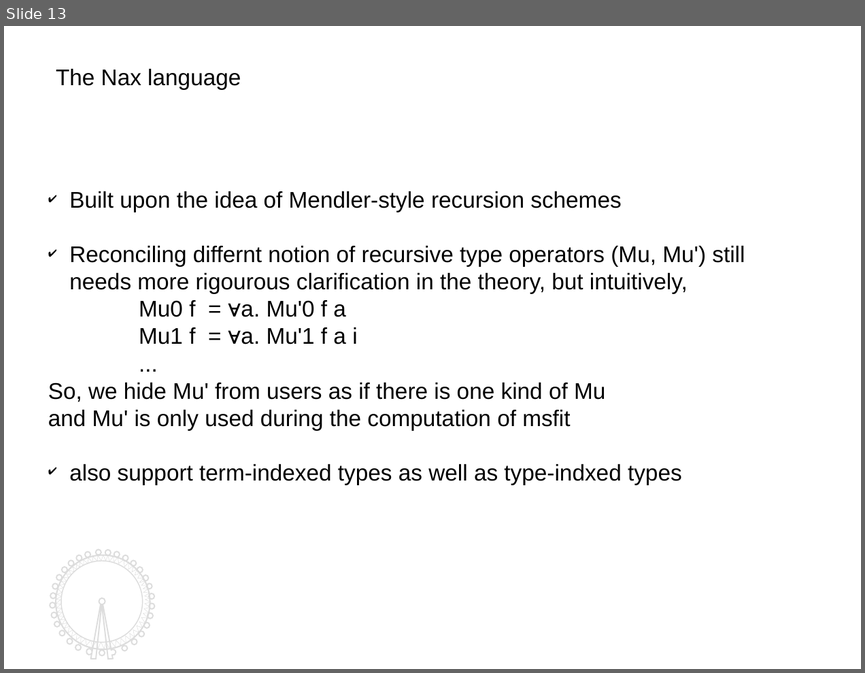
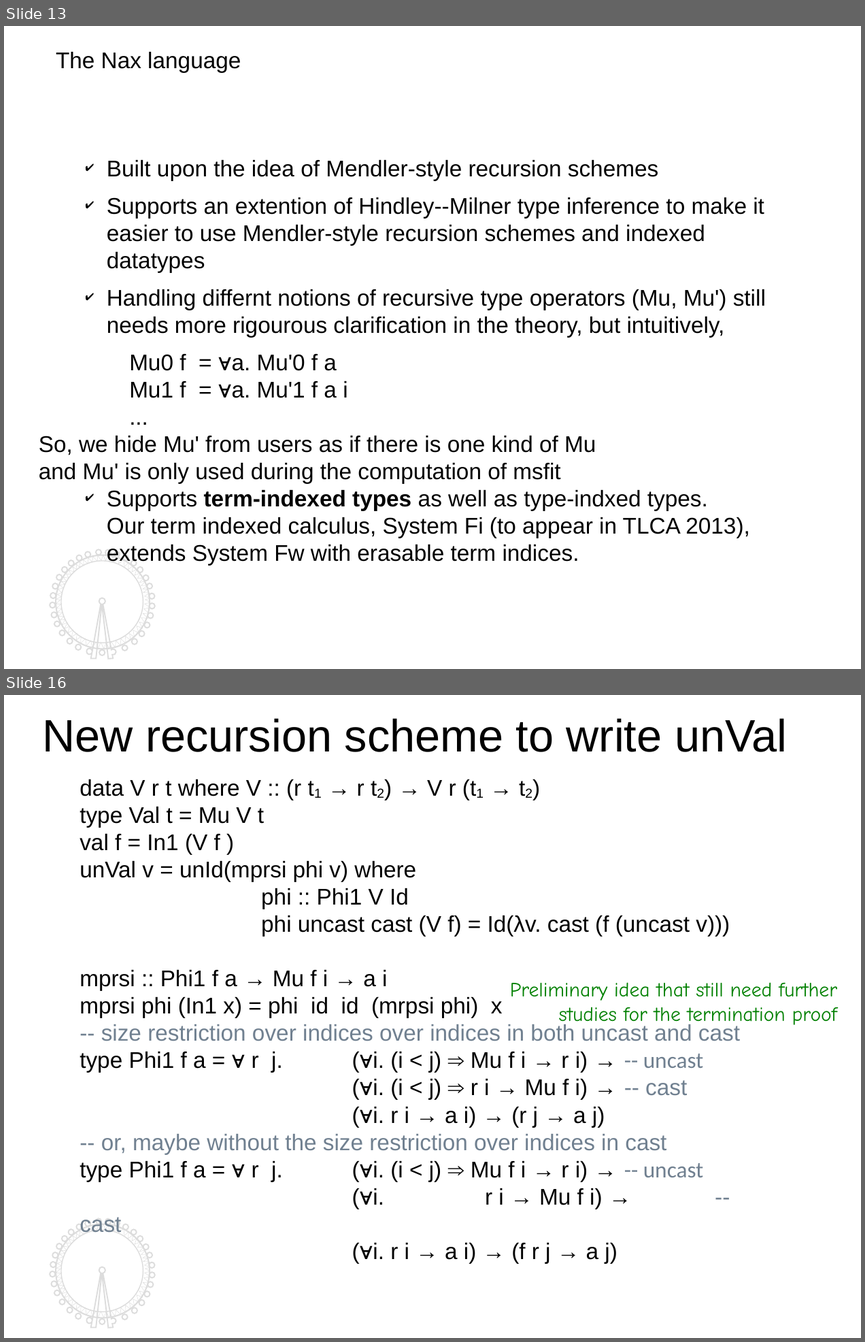
Before and after one commit to kyagrd/naxPapers, a slide deck: draft/TYPES13/ppt/myslide.odp. Shown one above the other, each under a label of ours: slide 13 before the commit, slides 13 and 16 after it; the slides between them are not shown. The pictures are 865x673 and 865x1342 pixels, drawn with LibreOffice and Linux fonts; fonts in the diff are those of the drawing. Boxes give left, top, right and bottom in pixels: in the first picture for what was removed or moved away, otherwise in the second. Text is boxed around its words. In the diff, an @@ line names an element or a change of style, - is before the commit and + after.

```diff
--- a/draft/TYPES13/ppt/myslide.odp
+++ b/draft/TYPES13/ppt/myslide.odp
@@ slide 16 added at box(4, 695, 861, 1338), background #FFFFFF; not listed: 4 template elements that a slide beside it also shows @@
@@ text added at box(42, 718, 787, 752), 36 pt, text #000000 @@
+New recursion scheme to write unVal
@@ text added at box(79, 779, 740, 1263), 18 pt, text #000000 @@
+data V r t where V :: (r t1 → r t2) → V r (t1 → t2)
+type Val t = Mu V t
+val f = In1 (V f )
+unVal v = unId(mprsi phi v) where
+phi :: Phi1 V Id
+phi uncast cast (V f) = Id(λv. cast (f (uncast v)))
+mprsi :: Phi1 f a → Mu f i → a i
+mprsi phi (In1 x) = phi id id (mrpsi phi) x
+-- size restriction over indices over indices in both uncast and cast
+type Phi1 f a = ∀ r j. (∀i. (i < j) ⇒ Mu f i → r i) → -- uncast
+(∀i. (i < j) ⇒ r i → Mu f i) → -- cast
+(∀i. r i → a i) → (r j → a j)
+-- or, maybe without the size restriction over indices in cast
+type Phi1 f a = ∀ r j. (∀i. (i < j) ⇒ Mu f i → r i) → -- uncast
+(∀i. r i → Mu f i) → -- cast
+(∀i. r i → a i) → (f r j → a j)
@@ text added at box(510, 982, 837, 1028), 16 pt, text #008000 @@
+Preliminary idea that still need further studies for the termination proof
@@ slide 13 changed as well @@
@@ text "The Nax language": place and size @@
-text "The Nax language" at box(56, 69, 241, 89)
+text "The Nax language" at box(56, 52, 241, 72)
@@ text "Built upon the idea of ...": place and size @@
-text "Built upon the idea of ..." at box(48, 191, 745, 484)
+text "Built upon the idea of ..." at box(39, 160, 766, 565)
@@ text at box(107, 160, 658, 180): indent changed; more space between paragraphs @@
@@ text at box(107, 197, 766, 337): text changed @@
-✔ Reconciling differnt notion of recursive type operators (Mu, Mu') still needs more rigourous clarification in the theory, but intuitively,
+✔ Supports an extention of Hindley--Milner type inference to make it easier to use Mendler-style recursion schemes and indexed datatypes
+✔ Handling differnt notions of recursive type operators (Mu, Mu') still needs more rigourous clarification in the theory, but intuitively,
@@ text at box(107, 490, 749, 565): text changed @@
-✔ also support term-indexed types as well as type-indxed types
+✔ Supports term-indexed types as well as type-indxed types.
+  Our term indexed calculus, System Fi (to appear in TLCA 2013), extends System Fw with erasable term indices.
@@ outline redrawn in 3 elements at box(56, 555, 150, 649), box(50, 550, 155, 658), box(56, 555, 150, 649) @@
```
Also in this commit, not shown: 12 other slides changed, 3 other slides added, 2 slides removed, 2 other files.
